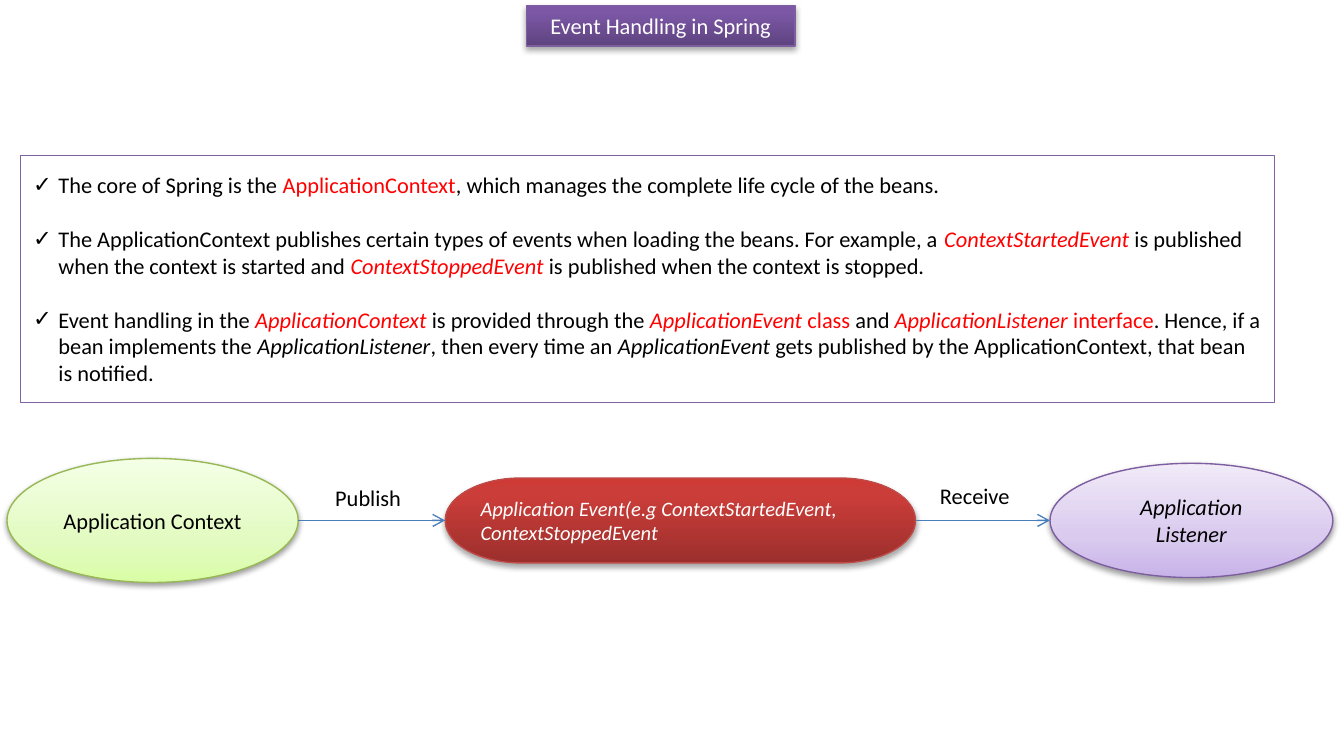
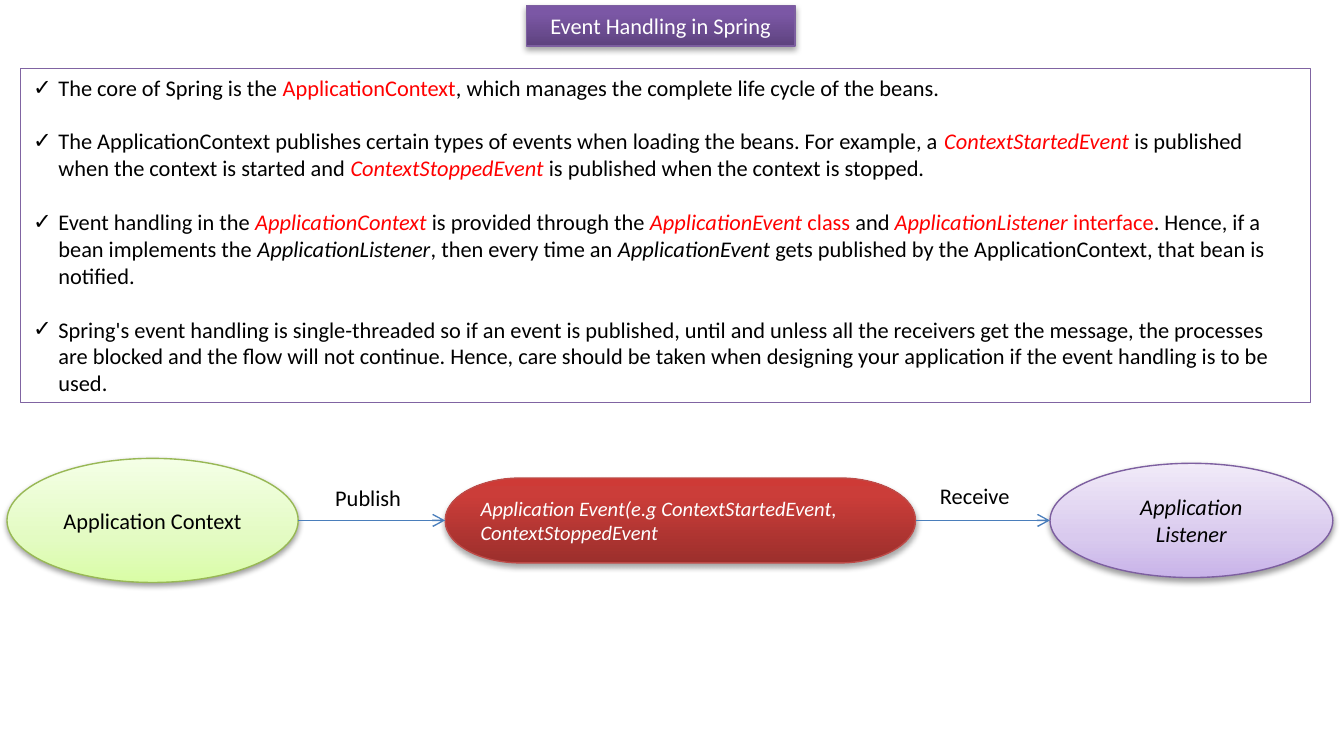
Before and after one commit to ramram43210/javaee, a slide deck: slide 1 of Later/Spring/7_Event Handling in Spring/1/Event Handling in Spring_Context_start_stop.pptx. Drawn at 1344x739 pixels with LibreOffice and Linux fonts; fonts in the diff are those of the drawing. Boxes give left, top, right and bottom in pixels: in the first picture for what was removed or moved away, otherwise in the second. Text is boxed around its words. In the diff, an @@ line names an element or a change of style, - is before the commit and + after.

```diff
--- a/Later/Spring/7_Event Handling in Spring/1/Event Handling in Spring_Context_start_stop.pptx
+++ b/Later/Spring/7_Event Handling in Spring/1/Event Handling in Spring_Context_start_stop.pptx
@@ rectangle "The core of Spring is ...": place and size @@
-rectangle "The core of Spring is ..." at box(20, 156, 1274, 402)
+rectangle "The core of Spring is ..." at box(20, 69, 1310, 402)
@@ text in rectangle at box(58, 322, 1268, 391): paragraph added @@
+✓ Spring's event handling is single-threaded so if an event is published, until and unless all the receivers get the message, the processes are blocked and the flow will not continue. Hence, care should be taken when designing your application if the event handling is to be used.
```
Also in this commit, not shown: 1 other file.
